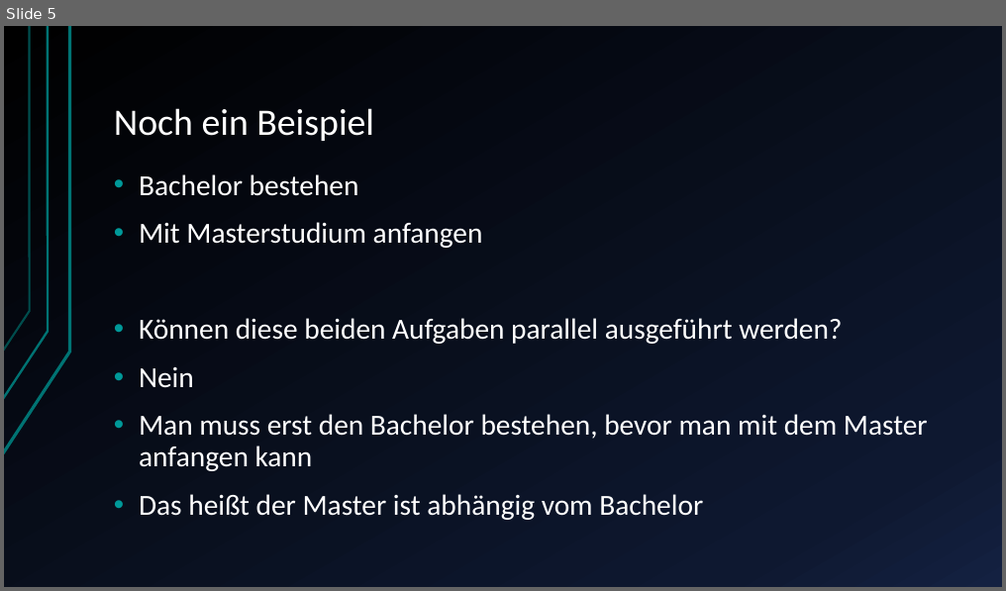
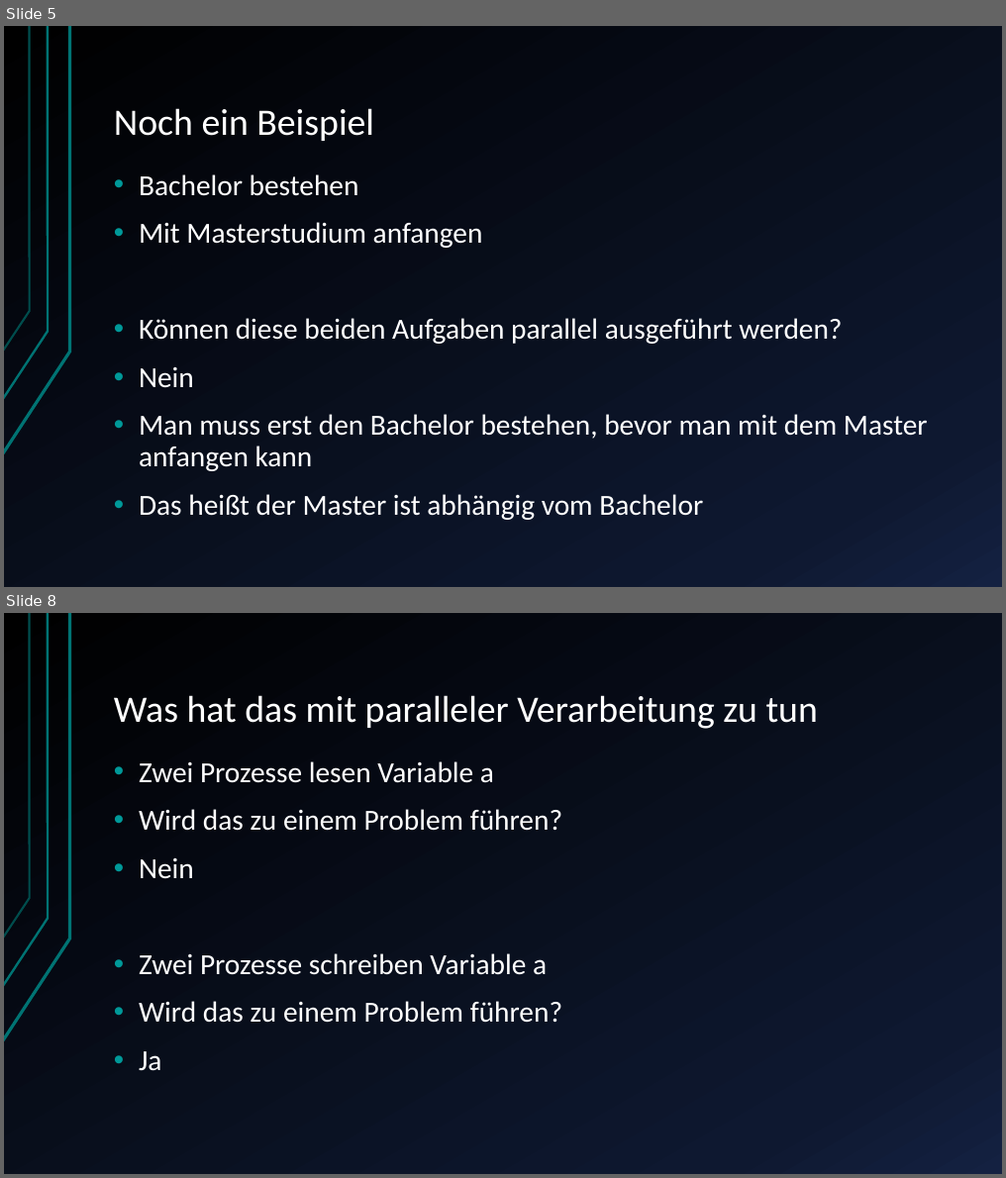
Before and after one commit to JuSteif/Parallelisierung, a slide deck: Ausblick Parallelisierung von Prozessen.pptx. Shown one above the other, each under a label of ours: slide 5 before the commit, slides 5 and 8 after it; the slides between them are not shown. The pictures are 1006x591 and 1006x1178 pixels, drawn with LibreOffice and Linux fonts; fonts in the diff are those of the drawing. Boxes give left, top, right and bottom in pixels: in the first picture for what was removed or moved away, otherwise in the second. Text is boxed around its words. In the diff, an @@ line names an element or a change of style, - is before the commit and + after.

```diff
--- a/Ausblick Parallelisierung von Prozessen.pptx
+++ b/Ausblick Parallelisierung von Prozessen.pptx
@@ slide 8 added at bbox=[4, 613, 1002, 1174], background gradient #000000 to #0F1931 to #142242; not listed: 3 template elements that a slide beside it also shows @@
@@ title added at bbox=[114, 695, 818, 729], 36 pt, text #FFFFFF @@
+Was hat das mit paralleler Verarbeitung zu tun
@@ text added at bbox=[139, 761, 562, 1071], 28 pt, text #FFFFFF @@
+• Zwei Prozesse lesen Variable a
+• Wird das zu einem Problem führen?
+• Nein
+• Zwei Prozesse schreiben Variable a
+• Wird das zu einem Problem führen?
+• Ja
```
Also in this commit, not shown: 7 other slides added.
